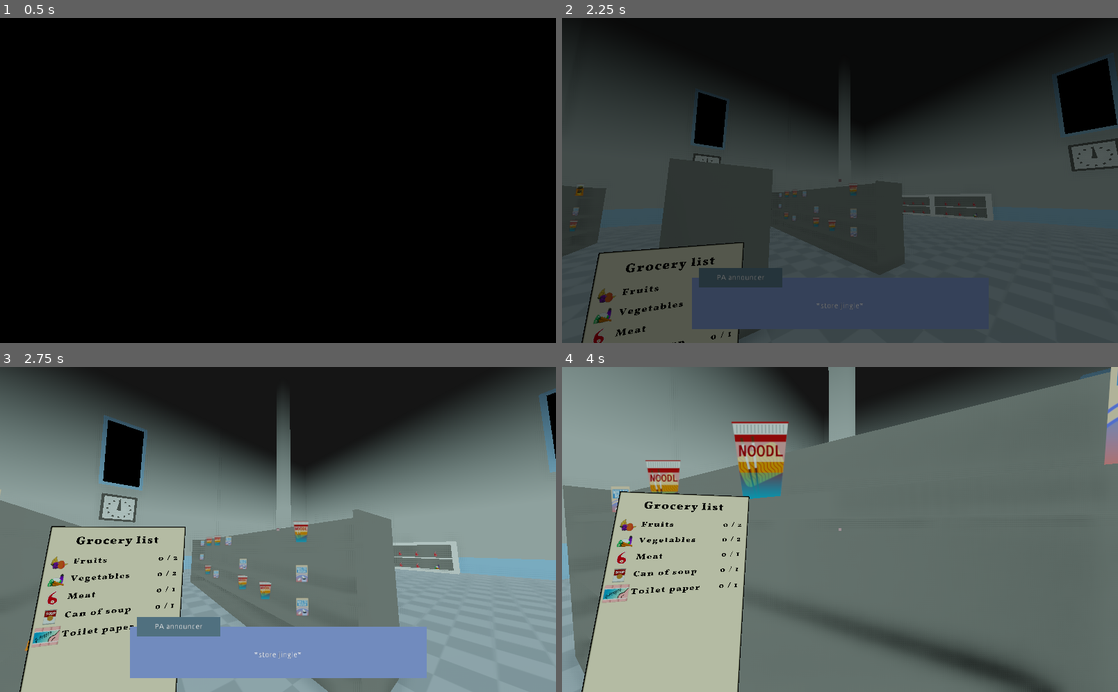
Above: before the commit, frames 1-4 (two rows, left to right).
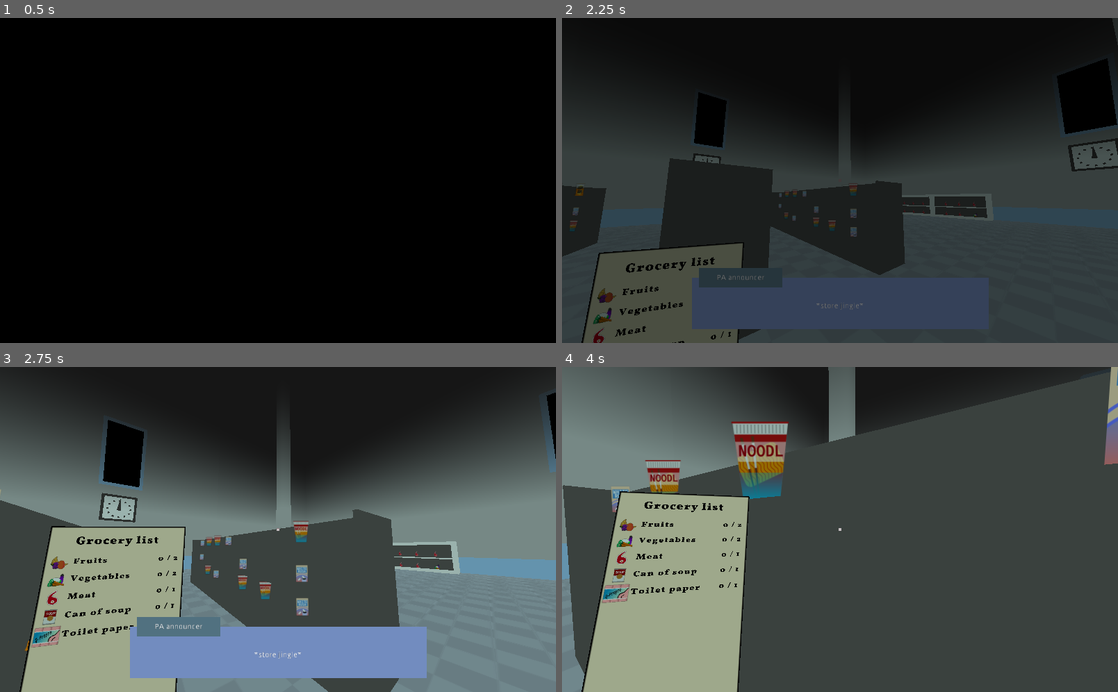
Above: after the commit, the same moments.

Repository: Eptwalabha/ld50
Game: Godot game, scene res://scenes/Level.tscn
Same seed, same stepped clock (60 frames per second), same inputs: the game is played once before the commit and once after it.
Inputs (mouse positions are in pixels of both pictures, inside the frame that each line leads up to):
- Up to frame 1 (0.5 s): no input
- Up to frame 2 (2.25 s): tap Enter (ui_accept) at 0.5 s; move the mouse to (867, 180) at 0.52 s; press the mouse at (867, 180) at 0.53 s; hold W (move_forward) from 0.53 s (still down); tap Space (move_jump) at 0.77, 1.52 s; move the mouse to (812, 180) at 1.27 s; release the mouse at (812, 180) at 1.28 s; tap E at 1.35 s; move the mouse to (851, 174) at 2.02 s; tap Z at 2.1 s
- Up to frame 3 (2.75 s): keep holding W (move_forward)
- Up to frame 4 (4 s): keep holding W (move_forward); move the mouse to (834, 536) at 2.77 s; tap Q at 2.85 s; tap Space (move_jump) at 3.02, 3.77 s; move the mouse to (878, 532) at 3.52 s; tap U at 3.6 s

Frame 1 is identical in both runs. In frame 2, 0.3% of the frame differs, in the area x 1-100%, y 10-100%; in frame 3, 56%; in frame 4, 74%, in the area x 0-100%, y 0-100%.

Commit message:
turn off ad screen on last level

Diff:
--- a/assets/images/groceries/promo-bg.svg
+++ b/assets/images/groceries/promo-bg.svg
@@ -19,15 +19,15 @@
      id="defs2">
     <linearGradient
        inkscape:collect="always"
-       id="linearGradient997">
+       id="linearGradient852">
       <stop
-         style="stop-color:#646464;stop-opacity:1"
+         style="stop-color:#e4e9ff;stop-opacity:1"
          offset="0"
-         id="stop993" />
+         id="stop848" />
       <stop
-         style="stop-color:#0b0006;stop-opacity:0"
+         style="stop-color:#729cff;stop-opacity:0"
          offset="1"
-         id="stop995" />
+         id="stop850" />
     </linearGradient>
     <linearGradient
        inkscape:collect="always"
@@ -52,7 +52,7 @@
        gradientUnits="userSpaceOnUse" />
     <radialGradient
        inkscape:collect="always"
-       xlink:href="#linearGradient997"
+       xlink:href="#linearGradient852"
        id="radialGradient999"
        cx="73.024963"
        cy="49.436893"
@@ -60,7 +60,7 @@
        fy="49.436893"
        r="21.166666"
        gradientUnits="userSpaceOnUse"
-       gradientTransform="matrix(-1.1076165e-8,0.99999991,-0.99999995,-1.6207856e-5,75.895225,-20.107489)" />
+       gradientTransform="matrix(1.6270726e-5,0.99999991,-0.99999997,7.2784631e-8,75.894037,-20.108294)" />
   </defs>
   <sodipodi:namedview
      id="base"
@@ -94,7 +94,7 @@
         <dc:format>image/svg+xml</dc:format>
         <dc:type
            rdf:resource="http://purl.org/dc/dcmitype/StillImage" />
-        <dc:title></dc:title>
+        <dc:title />
       </cc:Work>
     </rdf:RDF>
   </metadata>
@@ -111,7 +111,7 @@
        y="0" />
     <path
        sodipodi:type="star"
-       style="fill:#ffb5de;fill-opacity:1;stroke-width:0.79375;stroke-linecap:round;stroke-linejoin:round;stroke-dashoffset:3.5007;paint-order:stroke markers fill"
+       style="fill:#b9eaff;fill-opacity:0.24362351;stroke-width:0.79375;stroke-linecap:round;stroke-linejoin:round;stroke-dashoffset:3.5007;paint-order:stroke markers fill"
        id="path977"
        sodipodi:sides="5"
        sodipodi:cx="23.187902"
--- a/project.godot
+++ b/project.godot
@@ -342,4 +342,5 @@
 
 [rendering]
 
+quality/driver/driver_name="GLES2"
 environment/default_environment="res://default_env.tres"
--- a/scenes/supermarket/Supermarket.gd
+++ b/scenes/supermarket/Supermarket.gd
@@ -143,8 +143,8 @@
 	return available_positions
 
 func start_level() -> void:
+	ad.turn(false)
 	if level_delay > 0:
-		ad.turn(false)
 		_start_clocks(level_delay)
 		anim.play("pa-closing")
 		start_timer.start()
--- a/scenes/supermarket/Supermarket.tscn
+++ b/scenes/supermarket/Supermarket.tscn
@@ -20,11 +20,13 @@
 [ext_resource path="res://scenes/supermarket/Cashier.tscn" type="PackedScene" id=22]
 
 [sub_resource type="NavigationMesh" id=6]
-vertices = PoolVector3Array( 24.5, 0.4, -29.5, 24.5, 0.4, -3 …(6241 unchanged characters)… .4, -16.3, 0.4, 23.6, 11.3, 0.4, 26, -0.4, 0.4, 26, -0.699999, 0.4, 26.6, 14.6, 0.4, 26.6, -6.1, 0.4, 22.1, -16.3, 0.4, 23.6, -1.9, 0.4, 23.6, 5.3, 0.4, 22.1, -6.1, 0.4, 22.1, -1.9, 0.4, 23.6, 5, 0.4, 23.6, 14.6, 0.4, 26.6, 14.6, 0.4, 19.4, 11.6, 0.4, 23.9, 11.3, 0.4, 26, -7.9, 0.4, 23.9, -1.9, 0.4, 23.6, -16.3, 0.4, 23.6, -13.9, 0.4, 23.9, -5.2, 0.4, 29.9, 5, 0.4, 29.9, 14.6, 0.4, 29.3, 14.6, 0.4, 26.6, -0.699999, 0.4, 26.6, -5.5, 0.4, 29.3, -14.2, 0.4, 26.3, -13.9, 0.4, 23.9, -16.3, 0.4, 23.6, -16.3, 0.4, 29.3, -0.699999, 0.4, 26.6, -7.6, 0.4, 26.6, -5.5, 0.4, 29.3, -7.6, 0.4, 26.6, -14.2, 0.4, 26.3, -16.3, 0.4, 29.3, -5.5, 0.4, 29.3, 18.2, 0.4, 39.5, 24.5 …(427 unchanged characters)…
-polygons = [ PoolIntArray( 2, 1, 0 ), PoolIntArray( 5, 4, 3  …(5511 unchanged characters)… tArray( 385, 387, 386 ), PoolIntArray( 392, 391, 389 ), PoolIntArray( 389, 391, 390 ), PoolIntArray( 398, 397, 393 ), PoolIntArray( 393, 397, 394 ), PoolIntArray( 394, 397, 395 ), PoolIntArray( 395, 397, 396 ), PoolIntArray( 400, 399, 401 ), PoolIntArray( 401, 399, 402 ), PoolIntArray( 403, 405, 404 ), PoolIntArray( 406, 409, 407 ), PoolIntArray( 407, 409, 408 ), PoolIntArray( 412, 411, 410 ), PoolIntArray( 416, 415, 413 ), PoolIntArray( 413, 415, 414 ), PoolIntArray( 418, 417, 419 ), PoolIntArray( 419, 417, 420 ), PoolIntArray( 423, 422, 421 ), PoolIntArray( 427, 426, 424 ), PoolIntArray( 424, 426, 425 ), PoolIntArray( 429, 428, 430 ), PoolIntArray( 432, 431, 433 ), PoolIntArray( 433, 431, 434 ) ]
+vertices = PoolVector3Array( 24.5, 0.4, -29.5, 24.5, 0.4, -3 …(6241 unchanged characters)… .4, -16.3, 0.4, 23.6, 11.3, 0.4, 26, -0.0999985, 0.4, 26, -0.4, 0.4, 26.6, 14.6, 0.4, 26.6, -6.1, 0.4, 22.1, -16.3, 0.4, 23.6, -1.9, 0.4, 23.6, 5.3, 0.4, 22.1, -6.1, 0.4, 22.1, -1.9, 0.4, 23.6, 5, 0.4, 23.6, 14.6, 0.4, 26.6, 14.6, 0.4, 19.4, 11.6, 0.4, 23.9, 11.3, 0.4, 26, -13.6, 0.4, 23.9, -1.9, 0.4, 23.6, -16.3, 0.4, 23.6, -13.9, 0.4, 26.3, -13.6, 0.4, 23.9, -16.3, 0.4, 23.6, -16.3, 0.4, 29.3, -0.4, 0.4, 26.6, -7.3, 0.4, 26.6, -5.5, 0.4, 29.3, -13.9, 0.4, 26.3, -16.3, 0.4, 29.3, -5.5, 0.4, 29.3, -7.3, 0.4, 26.6, -5.2, 0.4, 29.9, 5, 0.4, 29.9, 14.6, 0.4, 29.3, 14.6, 0.4, 26.6, -0.4, 0.4, 26.6, -5.5, 0.4, 29.3, 18.2, 0.4, 39.5, 24.5 …(427 unchanged characters)…
+polygons = [ PoolIntArray( 2, 1, 0 ), PoolIntArray( 5, 4, 3  …(5511 unchanged characters)… tArray( 385, 387, 386 ), PoolIntArray( 389, 391, 390 ), PoolIntArray( 393, 392, 394 ), PoolIntArray( 394, 392, 395 ), PoolIntArray( 398, 397, 396 ), PoolIntArray( 402, 401, 399 ), PoolIntArray( 399, 401, 400 ), PoolIntArray( 408, 407, 403 ), PoolIntArray( 403, 407, 404 ), PoolIntArray( 404, 407, 405 ), PoolIntArray( 405, 407, 406 ), PoolIntArray( 411, 410, 409 ), PoolIntArray( 415, 414, 412 ), PoolIntArray( 412, 414, 413 ), PoolIntArray( 417, 416, 418 ), PoolIntArray( 418, 416, 419 ), PoolIntArray( 422, 421, 420 ), PoolIntArray( 426, 425, 423 ), PoolIntArray( 423, 425, 424 ), PoolIntArray( 428, 427, 429 ), PoolIntArray( 431, 430, 432 ), PoolIntArray( 432, 430, 433 ) ]
 sample_partition_type/sample_partition_type = 1
 geometry/parsed_geometry_type = 1
 geometry/collision_mask = 2
+agent/radius = 0.5
+agent/max_climb = 0.5
 
 [sub_resource type="BoxShape" id=1]
 extents = Vector3( 25, 0.5, 40 )
@@ -399,8 +401,7 @@
 
 [node name="Building" type="Spatial" parent="Navigation/NavigationMeshInstance"]
 __meta__ = {
-"_edit_group_": true,
-"_edit_lock_": true
+"_edit_group_": true
 }
 
 [node name="Floor" type="StaticBody" parent="Navigation/NavigationMeshInstance/Building"]
@@ -473,16 +474,19 @@
 material/0 = null
 
 [node name="WallModel13" parent="Navigation/NavigationMeshInstance/Building/Walls" instance=ExtResource( 15 )]
-transform = Transform( -4.37114e-08, 0, 1, 0, 1, 0, -1, 0, -4.37114e-08, -7.25, 0, 25.25 )
+transform = Transform( -4.37114e-08, 0, 1, 0, 1, 0, -1, 0, -4.37114e-08, -7, 0, 25.25 )
 
 [node name="WallModel14" parent="Navigation/NavigationMeshInstance/Building/Walls" instance=ExtResource( 15 )]
 transform = Transform( -4.37114e-08, 0, 1, 0, 1, 0, -1, 0, -4.37114e-08, 4.77587, 0, 24.75 )
 
 [node name="WallModel15" parent="Navigation/NavigationMeshInstance/Building/Walls" instance=ExtResource( 15 )]
-transform = Transform( 1, 0, 0, 0, 1, 0, 0, 0, 1, -17.5269, 0, 24.75 )
+transform = Transform( 1, 0, 0, 0, 1, 0, 0, 0, 1, -17.5269, 0, 24.5 )
 
 [node name="WallModel16" parent="Navigation/NavigationMeshInstance/Building/Walls" instance=ExtResource( 15 )]
-transform = Transform( -1, 0, -8.74228e-08, 0, 1, 0, 8.74228e-08, 0, -1, 15.9731, 0, 24.75 )
+transform = Transform( -1, 0, -8.74228e-08, 0, 1, 0, 8.74228e-08, 0, -1, 15.9731, 0, 24.25 )
+
+[node name="WallModel20" parent="Navigation/NavigationMeshInstance/Building/Walls" instance=ExtResource( 15 )]
+transform = Transform( -1, 0, -8.74228e-08, 0, 1, 0, 8.74228e-08, 0, -1, 8.7231, 0, 5.75 )
 
 [node name="Pillars" type="Spatial" parent="Navigation/NavigationMeshInstance/Building"]
 
